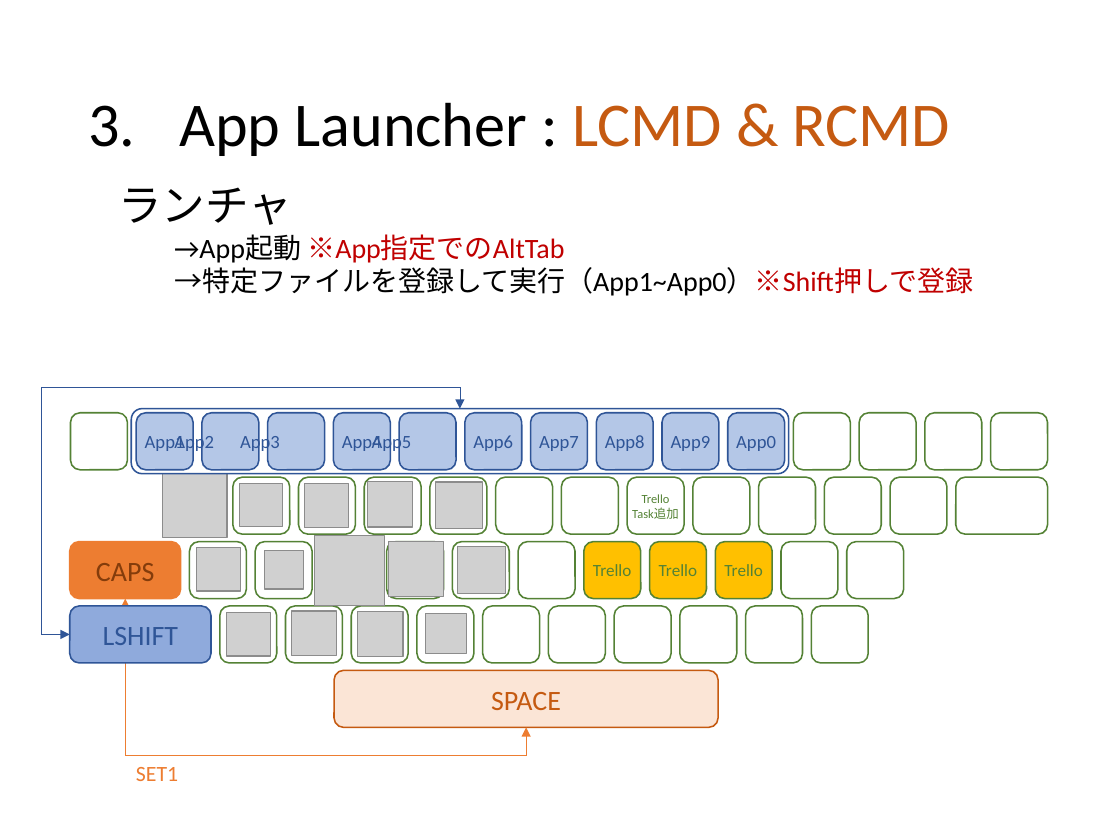
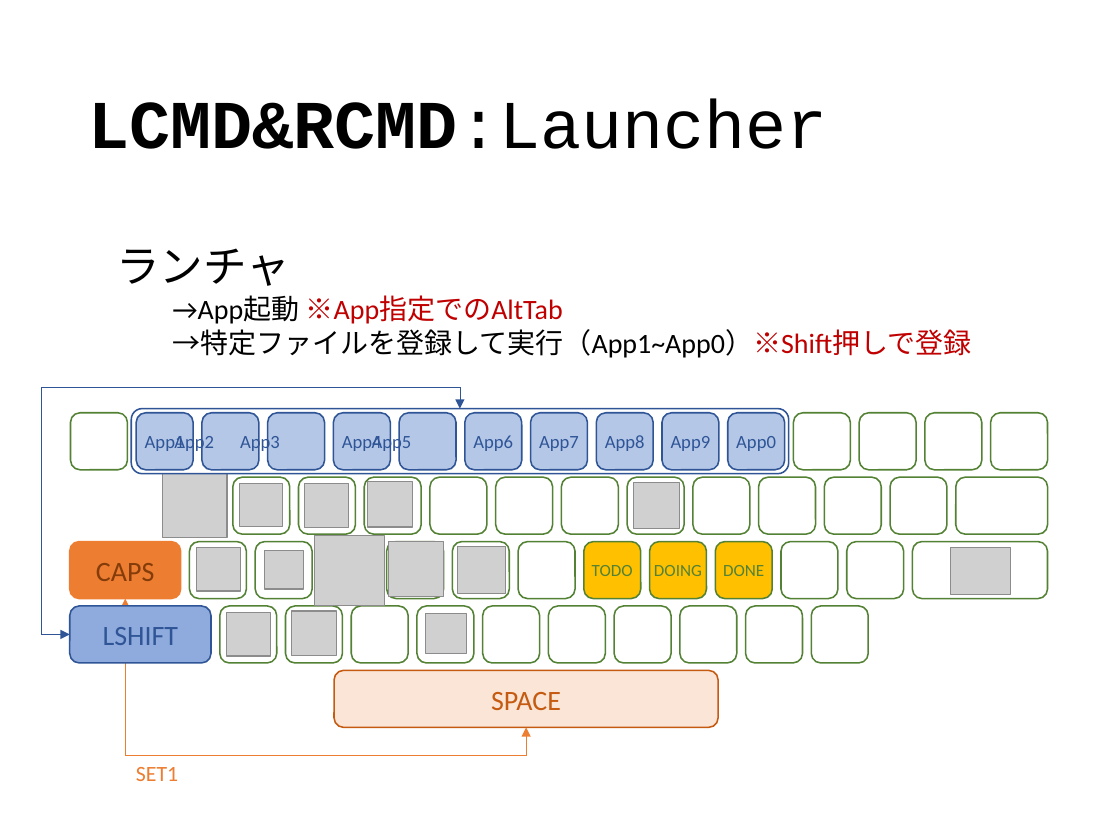
Before and after one commit to ittooo66/myAHK, a slide deck: slide 6 of MANUAL.pptx (slide 7 before the commit). Drawn at 1120x840 pixels with LibreOffice and Linux fonts; fonts in the diff are those of the drawing; grey boxes stand for pictures. Boxes give left, top, right and bottom in pixels: in the first picture for what was removed or moved away, otherwise in the second. Text is boxed around its words. In the diff, an @@ line names an element or a change of style, - is before the commit and + after.

```diff
--- a/MANUAL.pptx
+++ b/MANUAL.pptx
@@ title at [88,98,828,149]: text changed; size 40 to 44 pt; font Calibri to Courier New; bold on @@
-3. App Launcher : LCMD & RCMD
+LCMD&RCMD:Launcher
@@ text "ランチャ": place and size @@
-text "ランチャ" at [118,187,973,296]
+text "ランチャ" at [116,248,971,358]
@@ picture removed at [436,482,483,529] @@
@@ text in rounded rectangle at [632,494,679,519]: text removed @@
-Trello
-Task追加
@@ picture added at [634,483,680,529] @@
@@ text in rounded rectangle at [592,565,633,576]: text changed @@
-Trello
+TODO
@@ text in rounded rectangle at [654,565,702,576]: text changed @@
-Trello
+DOING
@@ text in rounded rectangle at [723,565,764,576]: text changed @@
-Trello
+DONE
@@ rounded rectangle added at [913,542,1048,599], fill #FFFFFF, outline #548235 1 pt @@
@@ picture added at [950,548,1010,595] @@
@@ picture removed at [357,612,403,657] @@
```
Also in this commit, not shown: 11 other slides changed, 4 slides removed.
